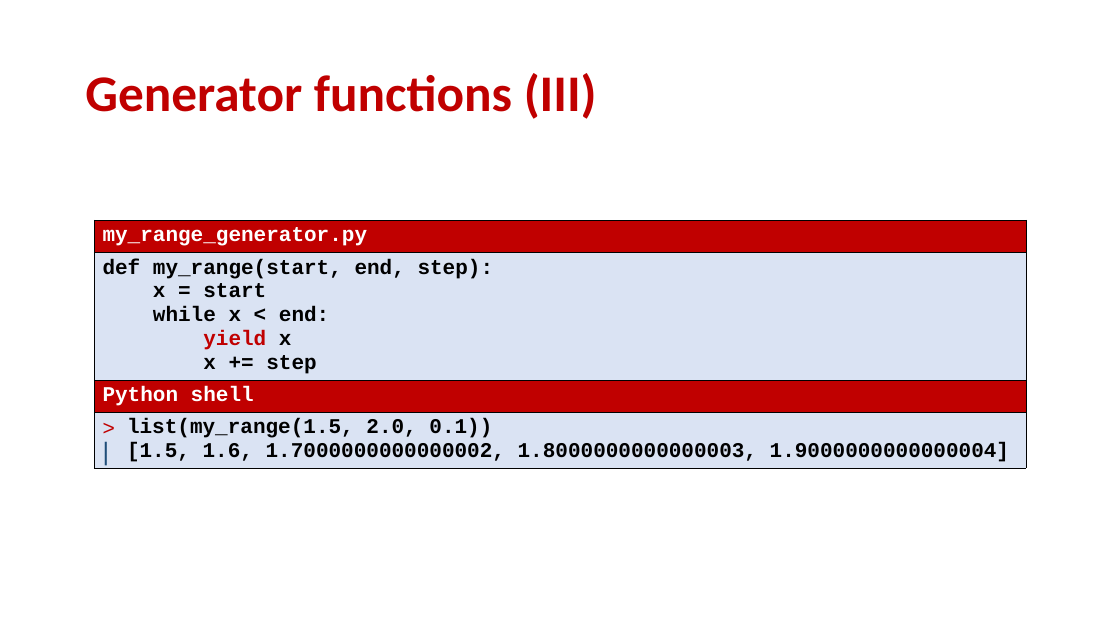
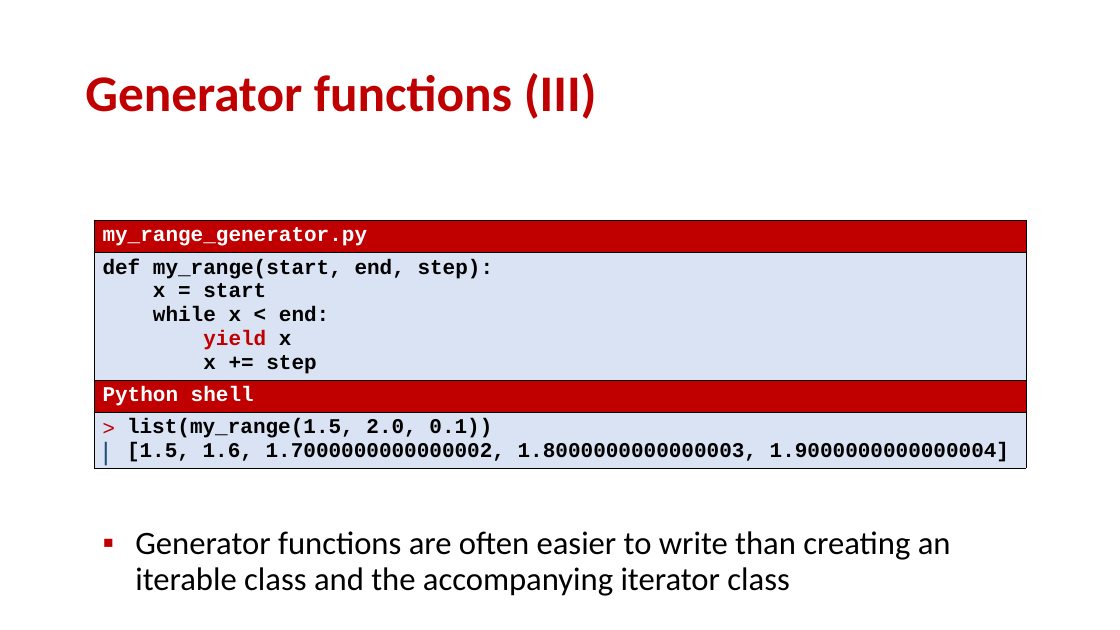
Before and after one commit to gsbrodal/gsbrodal.github.io, a slide deck: slide 22 of ipsa/slides/generator.pptx (slide 21 before the commit). Drawn at 1120x630 pixels with LibreOffice and Linux fonts; fonts in the diff are those of the drawing. Boxes give left, top, right and bottom in pixels: in the first picture for what was removed or moved away, otherwise in the second. Text is boxed around its words. In the diff, an @@ line names an element or a change of style, - is before the commit and + after.

Commit message:
generator slides

```diff
--- a/ipsa/slides/generator.pptx
+++ b/ipsa/slides/generator.pptx
@@ text added at (x1=135, y1=531, x2=951, y2=596), 28 pt, text #000000 @@
+▪ Generator functions are often easier to write than creating an iterable class and the accompanying iterator class
```
Also in this commit, not shown: 9 other slides changed, 1 slide added, 7 other files.
